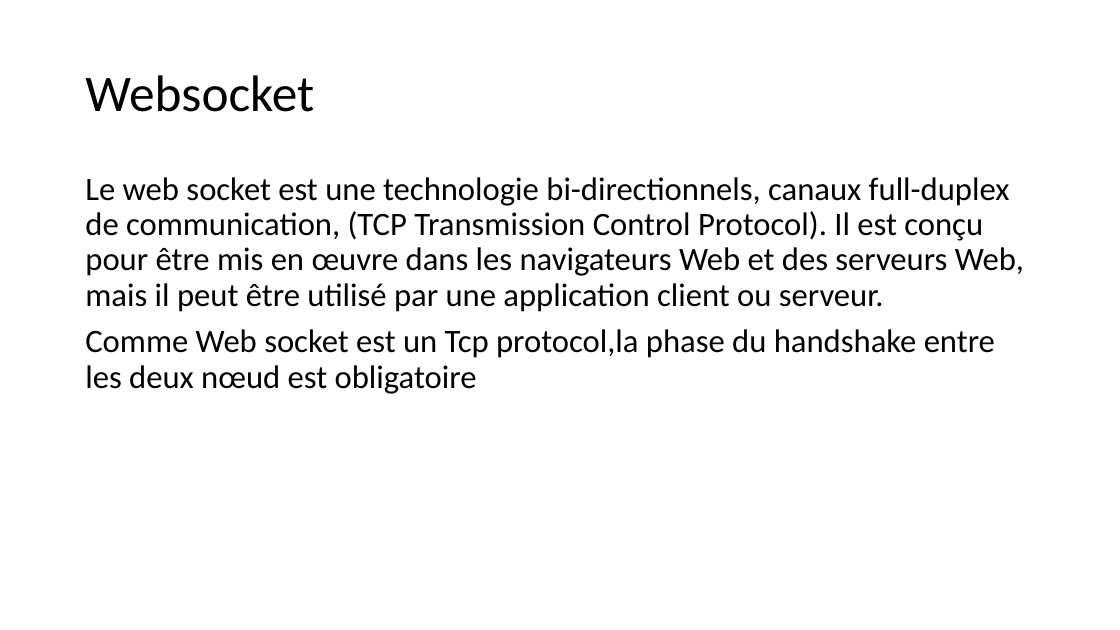
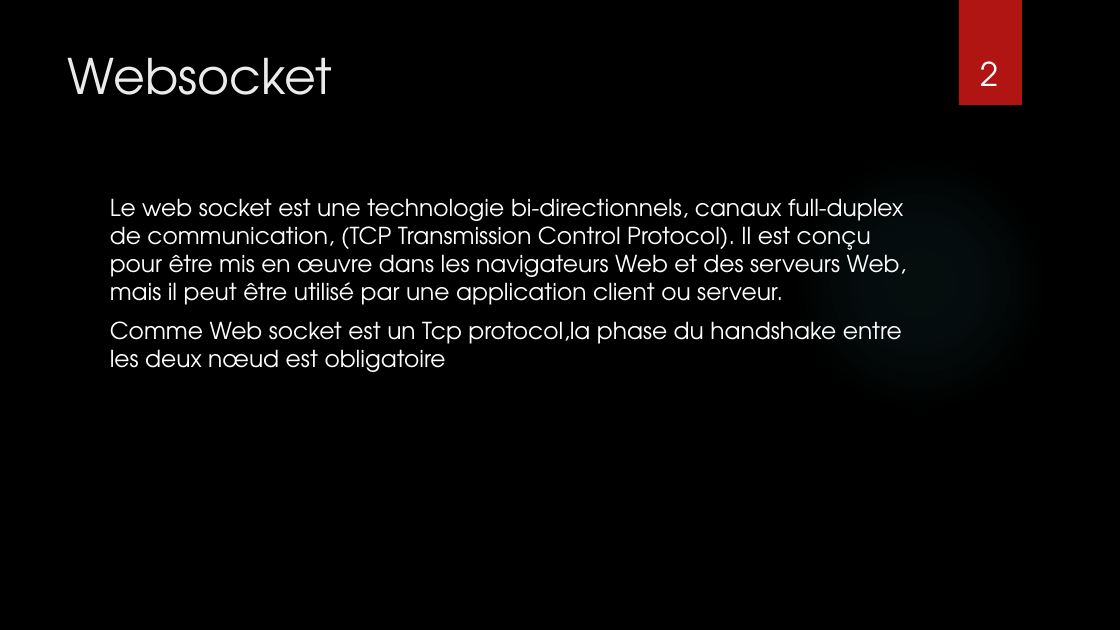
Before and after one commit to balamddine/NewHtml5, a slide deck: slide 2 of Websocket/Websocket.pptx. Drawn at 1120x630 pixels with LibreOffice and Linux fonts; fonts in the diff are those of the drawing; background and template pictures are left out. Boxes give left, top, right and bottom in pixels: in the first picture for what was removed or moved away, otherwise in the second. Text is boxed around its words. In the diff, an @@ line names an element or a change of style, - is before the commit and + after.

```diff
--- a/Websocket/Websocket.pptx
+++ b/Websocket/Websocket.pptx
@@ background #FFFFFF to picture (left out) @@
@@ rectangle added at [959,0,1022,105], fill #B01513 @@
@@ title "Websocket": place and size @@
-title "Websocket" at [85,75,314,112]
+title "Websocket" at [68,57,332,95]
@@ title "Websocket" at [68,57,332,95]: size 44 to 42 pt, font Calibri to TeX Gyre Adventor, text colour #000000 to #EBEBEB; line spacing 0.9 to 1; vertical alignment middle to top @@
@@ page number added at [980,61,998,86], 28 pt, text #FFFFFF @@
+2
@@ ellipse added at [791,154,1049,413], fill gradient #50B9C1 @@
@@ text "Le web socket est une ...": place and size @@
-text "Le web socket est une ..." at [85,177,1024,394]
+text "Le web socket est une ..." at [110,198,906,372]
@@ text "Le web socket est une ..." at [110,198,906,372]: size 28 to 20 pt, font Calibri to TeX Gyre Adventor, text colour #000000 to #FFFFFF; line spacing 0.9 to 1 @@
```
Also in this commit, not shown: 11 other slides changed, 2 other files.
